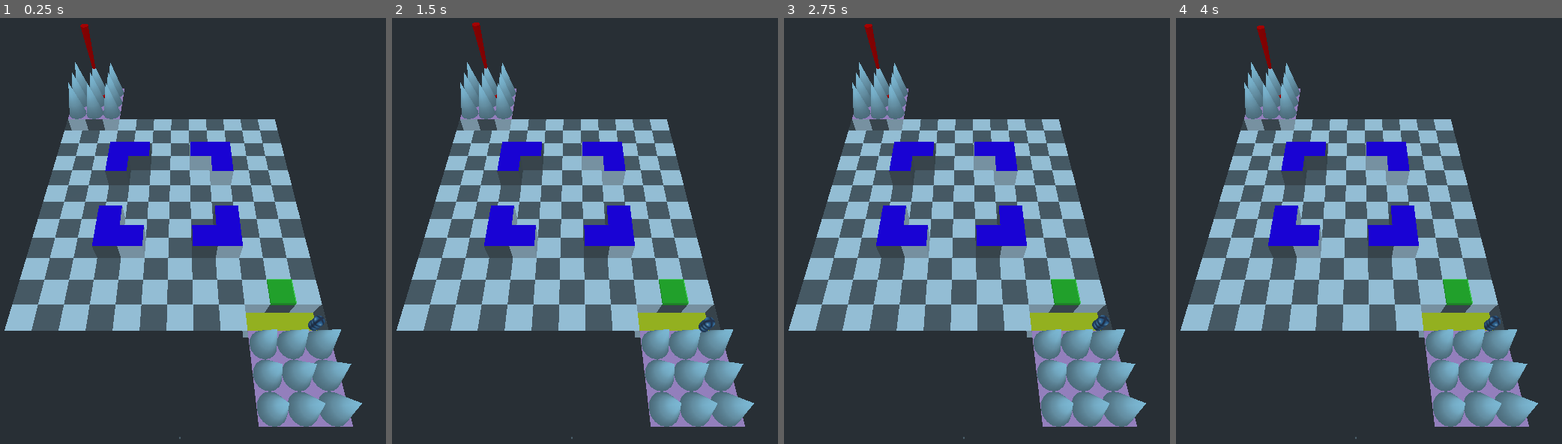
Above: before the commit, frames 1-4 (left to right).
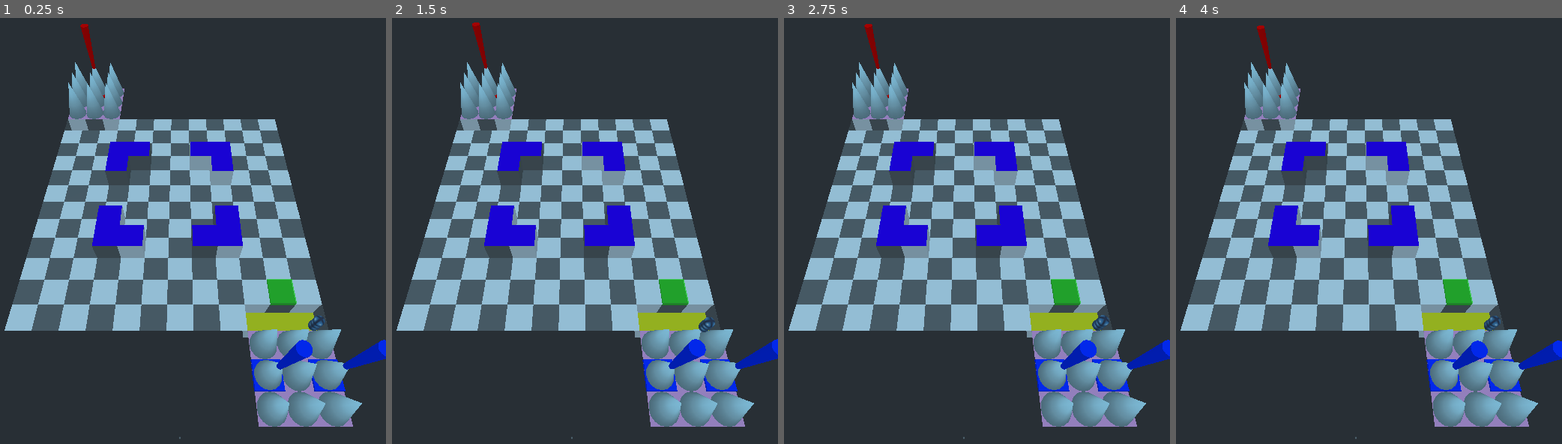
Above: after the commit, the same moments.

Repository: MrJustreborn/BattleMess
Game: Godot game, scene res://test/testlvl.tscn
The game is run twice, just before and just after one commit, with the same random seed, the same clock (stepped at 60 frames per second) and the same inputs. The engine's default icon, where the game draws it, is replaced by a stand-in: a white triangle on a blue panel in a dark square.
Inputs (mouse positions are in pixels of both pictures, inside the frame that each line leads up to):
- Up to frame 1 (0.25 s): no input
- Up to frame 2 (1.5 s): tap Enter (ui_accept) at 0.5, 0.77 s; move the mouse to (662, 196) at 0.52 s; hold Up (ui_up) 0.53-1.28 s; click (662, 196) at 0.67 s; move the mouse to (488, 243) at 1.27 s
- Up to frame 3 (2.75 s): tap Enter (ui_accept) at 1.52 s; move the mouse to (1004, 120) at 2.02 s; hold Up (ui_up) from 2.03 s (still down)
- Up to frame 4 (4 s): move the mouse to (1334, 307) at 2.77 s; click (1334, 307) at 2.92 s; tap Enter (ui_accept) at 3.02, 3.77 s; move the mouse to (1480, 286) at 3.52 s; release Up (ui_up) at 3.53 s

The runs differ from the first frame. In frame 1, 1.0% of the frame differs, in the area x 64-100%, y 75-88%; in frame 2, 1.0%; in frame 3, 1.0%; in frame 4, 1.0%.

Commit message:
Allow move on spawn?

Diff:
--- a/godot/singelton/controller_v2.gd
+++ b/godot/singelton/controller_v2.gd
@@ -39,7 +39,7 @@
 func _can_move_current(cell: Vector2) -> bool:
 	if cell.x < 0 || cell.y < 0 || cell.x > grid_size.x - 1 || cell.y > grid_size.y - 1:
 		return false;
-	return current_field[cell].empty() && field_type[cell] == "move";
+	return current_field[cell].empty() && (field_type[cell] == "move" || field_type[cell] == "move"); #spawn ?
 func _can_merge_current(who: Node, cell: Vector2) -> bool:
 	if cell.x < 0 || cell.y < 0 || cell.x > grid_size.x - 1 || cell.y > grid_size.y - 1:
 		return false;
@@ -52,7 +52,7 @@
 	lock.lock();
 	if cell.x < 0 || cell.y < 0 || cell.x > grid_size.x - 1 || cell.y > grid_size.y - 1:
 		return false;
-	var can = future_field[cell].empty() && field_type[cell] == "move";
+	var can = future_field[cell].empty() && (field_type[cell] == "move" || field_type[cell] == "move"); #spawn ?
 	lock.unlock();
 	return can;
 func _can_merge_future(who: Node, cell: Vector2) -> bool:
@@ -162,6 +162,10 @@
 			x = x + 1;
 		x = 0;
 		y = y + 1;
+
+	for c in current_field:
+		if !current_field[c].empty():
+			current_field[c][0]._ready();
 	_pretty_print();
 
 func _pretty_print(what = "Current", field = current_field):
--- a/godot/test/testlvl.tscn
+++ b/godot/test/testlvl.tscn
@@ -3,7 +3,7 @@
 [ext_resource path="res://test/testlvl.escn" type="PackedScene" id=1]
 [ext_resource path="res://test/grid_import_test.gd" type="Script" id=2]
 
-[node name="Scene Root" instance=ExtResource( 1 )]
+[node name="Scene Root" index="0" instance=ExtResource( 1 )]
 script = ExtResource( 2 )
 grid_node = NodePath("grid")
 
